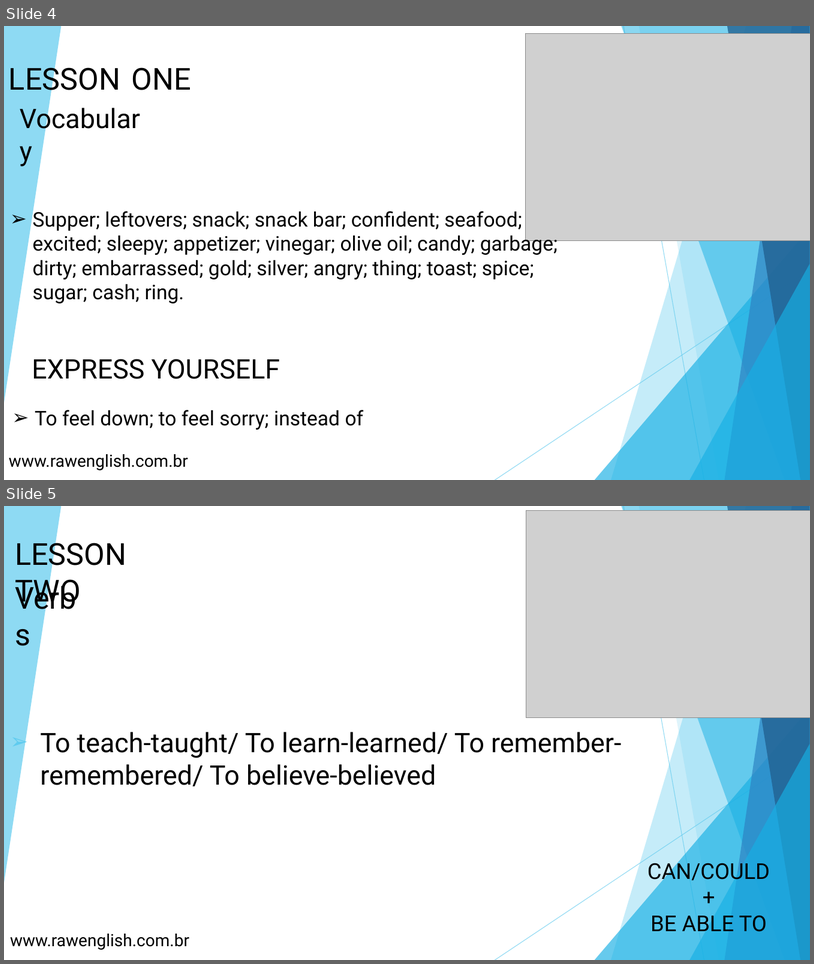
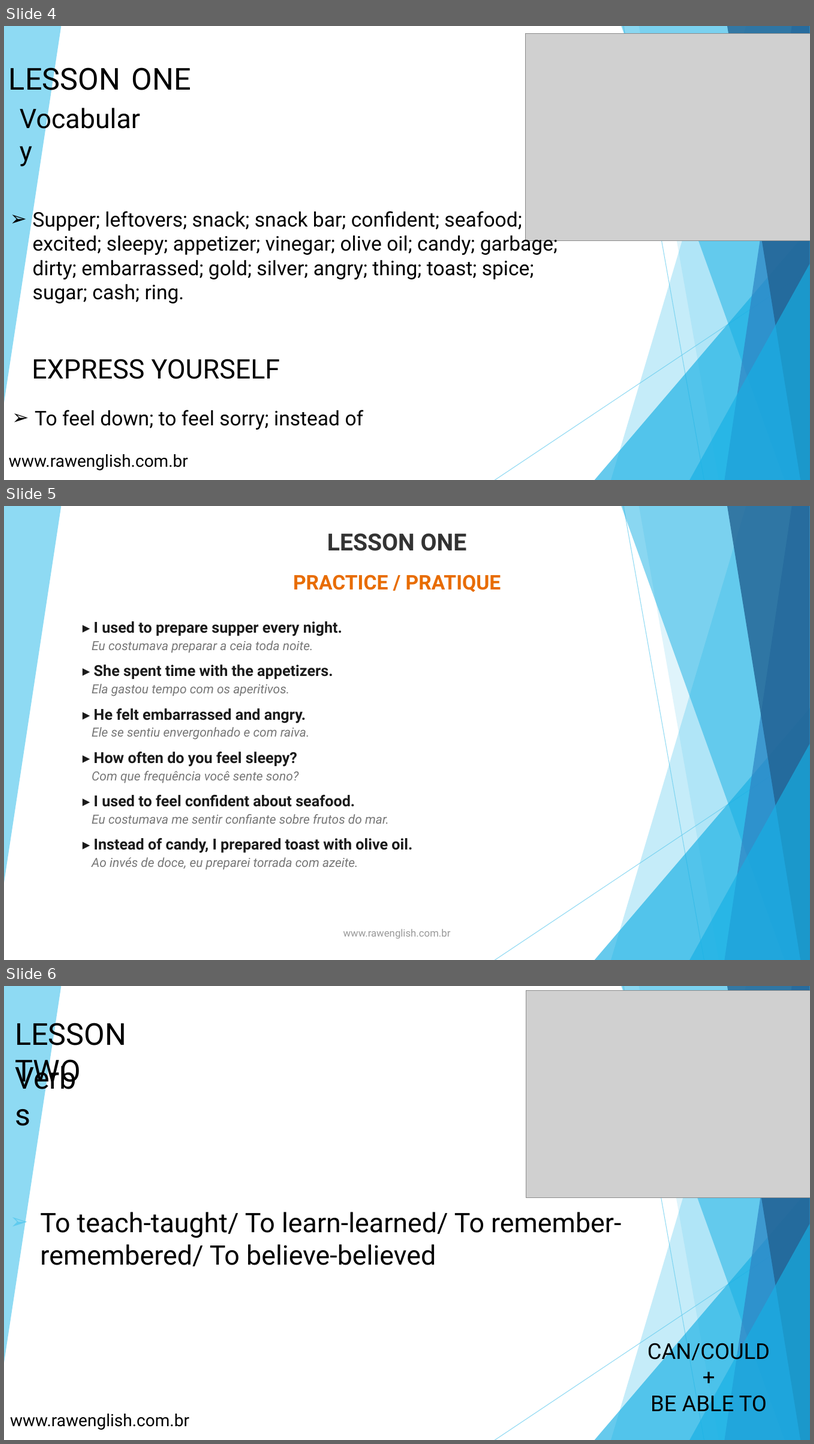
Before and after one commit to rawdre/ai-consulting, a slide deck: books/book-three-raw-english.pptx. Shown one above the other, each under a label of ours: slides 4 and 5 before the commit, slides 4, 5 and 6 after it. The pictures are 814x964 and 814x1444 pixels, drawn with LibreOffice and Linux fonts; fonts in the diff are those of the drawing; grey boxes stand for pictures. Boxes give left, top, right and bottom in pixels: in the first picture for what was removed or moved away, otherwise in the second. Text is boxed around its words. In the diff, an @@ line names an element or a change of style, - is before the commit and + after.

Commit message:
Update Book Three to enhanced version (34 slides, fixes + practice + lesson renumbering)

```diff
--- a/books/book-three-raw-english.pptx
+++ b/books/book-three-raw-english.pptx
@@ slide 5 added at box(4, 506, 810, 960), background #FFFFFF; not listed: 10 template elements that a slide beside it also shows @@
@@ text added at box(327, 533, 467, 551), 28 pt, text #333333, bold @@
+LESSON ONE
@@ text added at box(293, 574, 501, 592), 24 pt, text #E86C00, bold @@
+PRACTICE / PRATIQUE
@@ text added at box(92, 621, 413, 869), 15 pt, text #777777, italic @@
+▸ I used to prepare supper every night.
+Eu costumava preparar a ceia toda noite.
+▸ She spent time with the appetizers.
+Ela gastou tempo com os aperitivos.
+▸ He felt embarrassed and angry.
+Ele se sentiu envergonhado e com raiva.
+▸ How often do you feel sleepy?
+Com que frequência você sente sono?
+▸ I used to feel confident about seafood.
+Eu costumava me sentir confiante sobre frutos do mar.
+▸ Instead of candy, I prepared toast with olive oil.
+Ao invés de doce, eu preparei torrada com azeite.
@@ text added at box(344, 928, 451, 939), 12 pt, text #999999 @@
+www.rawenglish.com.br
@@ what was slide 5 is now slide 6 @@
```
Also in this commit, not shown: 7 slides changed, 9 other slides added.
